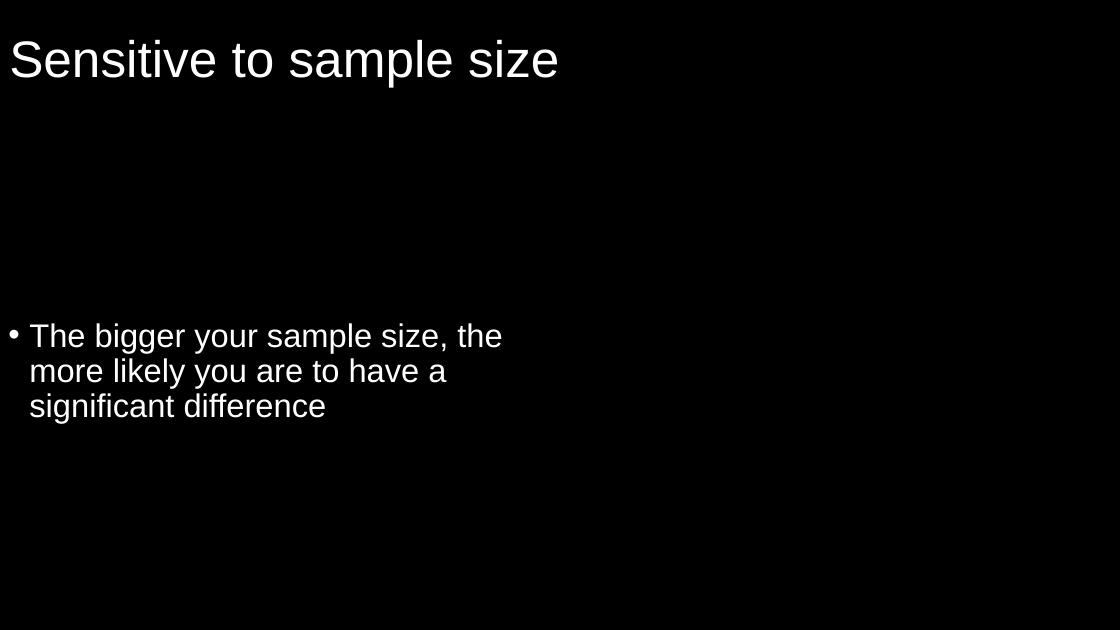
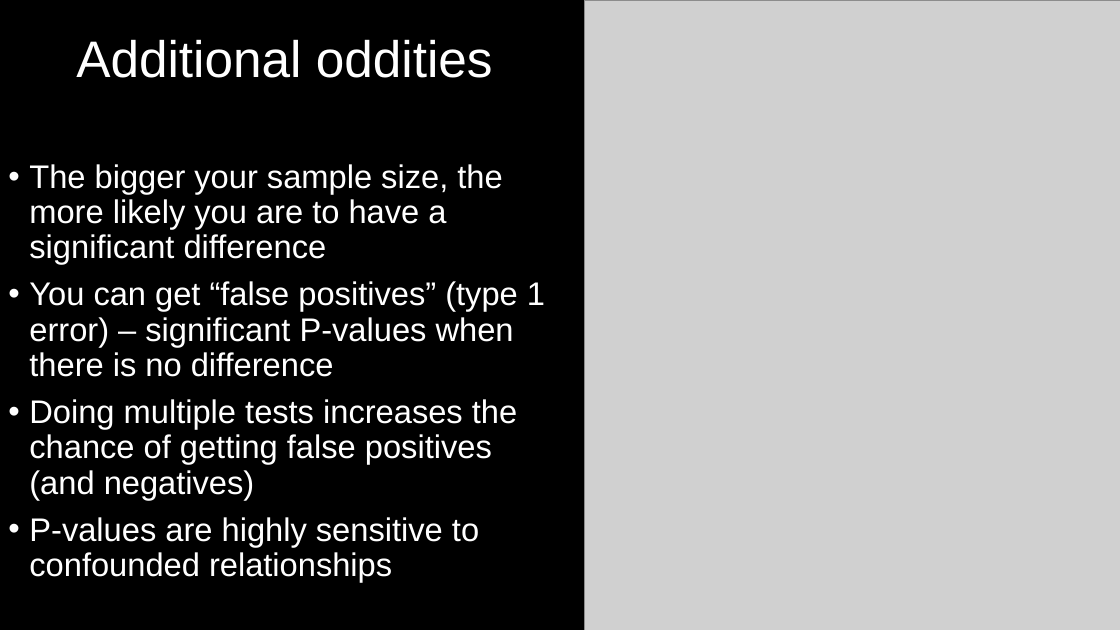
Before and after one commit to DeonRoos/stats-for-biologists, a slide deck: slide 36 of Lectures/Lecture 09.1 NHST.pptx. Drawn at 1120x630 pixels with LibreOffice and Linux fonts; fonts in the diff are those of the drawing; grey boxes stand for pictures. Boxes give left, top, right and bottom in pixels: in the first picture for what was removed or moved away, otherwise in the second. Text is boxed around its words. In the diff, an @@ line names an element or a change of style, - is before the commit and + after.

```diff
--- a/Lectures/Lecture 09.1 NHST.pptx
+++ b/Lectures/Lecture 09.1 NHST.pptx
@@ picture added at bbox=[584, 0, 1120, 630] @@
@@ title at bbox=[76, 39, 493, 78]: text changed @@
-Sensitive to sample size
+Additional oddities
@@ text at bbox=[29, 281, 545, 582]: paragraphs added @@
+• You can get “false positives” (type 1 error) – significant P-values when there is no difference
+• Doing multiple tests increases the chance of getting false positives (and negatives)
+• P-values are highly sensitive to confounded relationships
```
Also in this commit, not shown: 7 other slides changed, 1 slide added, 3 slides removed, 13 other files.
